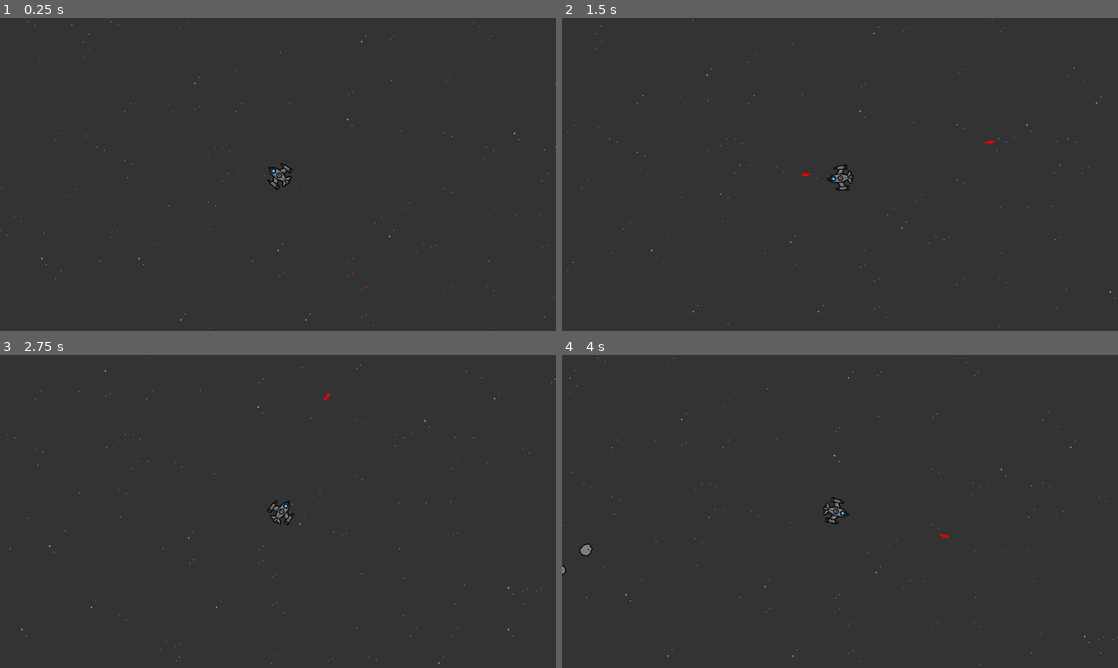
Above: before the commit, frames 1-4 (two rows, left to right).
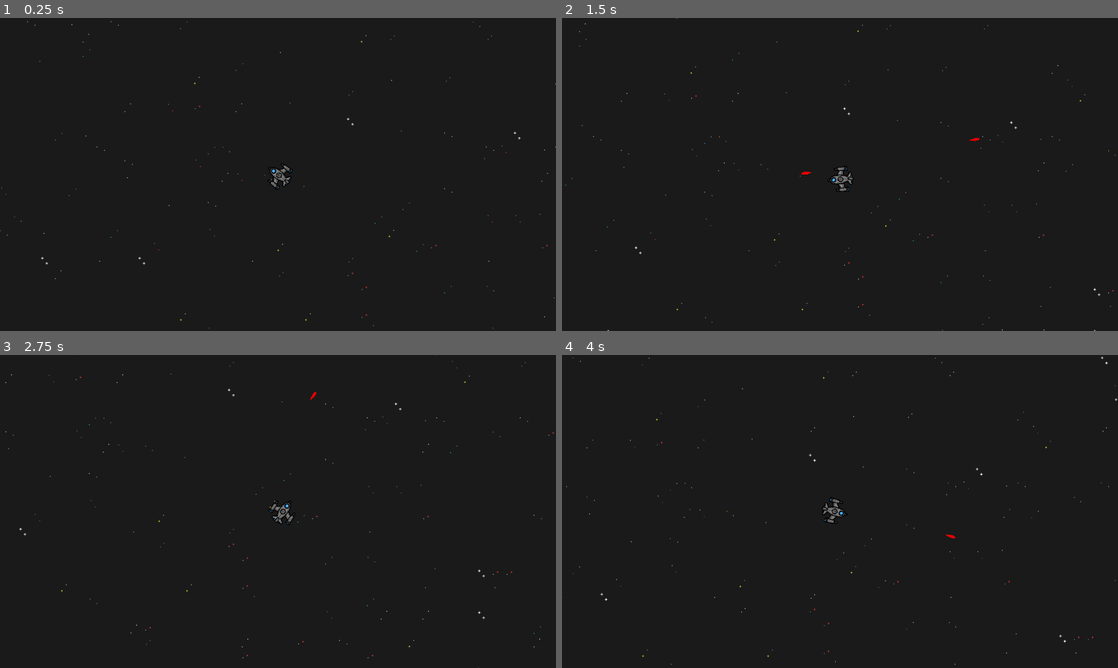
Above: after the commit, the same moments.

Repository: ctschnurr/StellaraSurvivors
Game: Godot game, scene res://scenes/main/main.tscn
Same seed, same stepped clock (60 frames per second), same inputs: the game is played once before the commit and once after it.
Inputs (mouse positions are in pixels of both pictures, inside the frame that each line leads up to):
- Up to frame 1 (0.25 s): no input
- Up to frame 2 (1.5 s): move the mouse to (962, 158) at 0.52 s; hold D (move_right) 0.53-1.28 s; click (962, 158) at 0.6 s; move the mouse to (728, 190) at 1.27 s; hold S (move_down) from 1.28 s (still down); click (728, 190) at 1.35 s
- Up to frame 3 (2.75 s): move the mouse to (333, 442) at 2.02 s; release S (move_down) at 2.03 s; hold D (move_right) from 2.03 s (still down); click (333, 442) at 2.1 s
- Up to frame 4 (4 s): tap Enter at 2.75 s; move the mouse to (812, 574) at 2.77 s; release D (move_right) at 2.78 s; hold W (move_up) 2.78-3.53 s; click (812, 574) at 2.85 s; move the mouse to (1006, 558) at 3.52 s; hold A (move_left) from 3.53 s (still down); click (1006, 558) at 3.6 s

The runs differ from the first frame. In frame 1, 100% of the frame differs, in the area x 0-100%, y 0-100%; in frame 2, 100%; in frame 3, 100%; in frame 4, 100%.

Commit message:
updated a few art assets, increased player speed

Diff:
--- a/Asteroid_manager.gd
+++ b/Asteroid_manager.gd
@@ -17,9 +17,9 @@
 
 
 func spawn_asteroids():
-	var spawn_number = randf_range(3, 5)
+	var spawn_number = randf_range(8, 16)
 	for n in spawn_number:
 		var asteroid_instance = small_asteroid.instantiate() as Node2D
 		add_child(asteroid_instance)
-		asteroid_instance.global_position = Vector2(-500, randf_range(300, 900))
+		asteroid_instance.global_position = Vector2(-1000, randf_range(100, 1000))
 		asteroids_list.append(asteroid_instance)
--- a/scenes/asteroids/asteroid.gd
+++ b/scenes/asteroids/asteroid.gd
@@ -24,7 +24,11 @@
 	velocity = asteroid_direction * asteroid_speed
 	move_and_slide()
 
-func _physics_process(delta):
+	if global_position.x > 5000 or global_position.x < -2000:
+		queue_free()
+
+
+func _physics_process(_delta):
 	queue_redraw()
 
 	var raycast_left_direction = asteroid_direction.rotated(-0.8)
--- a/scenes/player/player.gd
+++ b/scenes/player/player.gd
@@ -1,6 +1,6 @@
 extends CharacterBody2D
 
-const MAX_SPEED = 150
+const MAX_SPEED = 200
 const ACCELERATION_SMOOTHING = 25
 
 @export var blaster_bolt_scene: PackedScene
Binary file changed: assets/space_tileset.png
Not shown, changed: assets/ship.xcf
